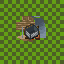
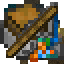
Layers edited between the first and the second 64×64 image:
moved "Minecarts" into group "Done" over <box>0,0,64,64</box>
added group "64x Done" with 37 layers above "64x" over <box>0,0,64,64</box>
added group "Boats and Chest Boats" with 18 layers in group "64x Done" over <box>0,0,64,64</box>
added layer "Boat Outline" in group "Boats and Chest Boats" over <box>0,4,64,60</box>
added layer "Acacia Boat 64x" in group "Boats and Chest Boats" over <box>0,4,64,60</box>
added layer "Acacia Chest Boat 64x" in group "Boats and Chest Boats" over <box>0,0,64,60</box>
added layer "Bamboo Raft 64x" in group "Boats and Chest Boats" over <box>0,4,64,64</box>
added layer "Bamboo Chest Raft 64x" in group "Boats and Chest Boats" over <box>0,0,64,64</box>
added layer "Birch Boat 64x" in group "Boats and Chest Boats" over <box>0,4,64,60</box>
added layer "Birch Chest Boat 64x" in group "Boats and Chest Boats" over <box>0,0,64,60</box>
added layer "Dark Oak Boat 64x" in group "Boats and Chest Boats" over <box>0,4,64,60</box>
added layer "Dark Oak Chest Boat 64x" in group "Boats and Chest Boats" over <box>0,0,64,60</box>
added layer "Jungle Boat 64x" in group "Boats and Chest Boats" over <box>0,4,64,60</box>
added layer "Jungle Chest Boat 64x" in group "Boats and Chest Boats" over <box>0,0,64,60</box>
added layer "Mangrove Boat 64x" in group "Boats and Chest Boats" over <box>0,4,64,60</box>
added layer "Mangrove Chest Boat 64x" in group "Boats and Chest Boats" over <box>0,0,64,60</box>
added layer "Oak Boat 64x" in group "Boats and Chest Boats" over <box>0,4,64,60</box>
added layer "Oak Chest Boat 64x" in group "Boats and Chest Boats" over <box>0,0,64,60</box>
added layer "Spruce Boat 64x" in group "Boats and Chest Boats" over <box>0,4,64,60</box>
added layer "Spruce Chest Boat 64x" in group "Boats and Chest Boats" over <box>0,0,64,60</box>
hid "64x" over <box>0,0,64,64</box>
…and 50 more changes (19 added, 5 stack, 28 visibility)
